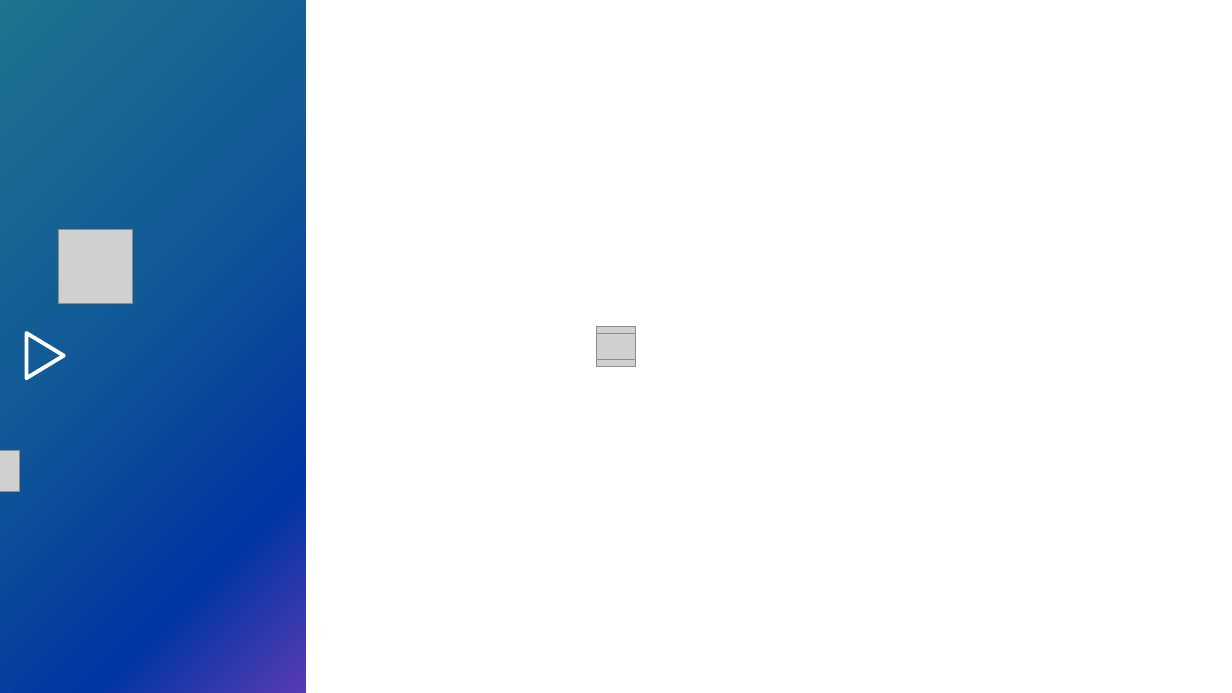
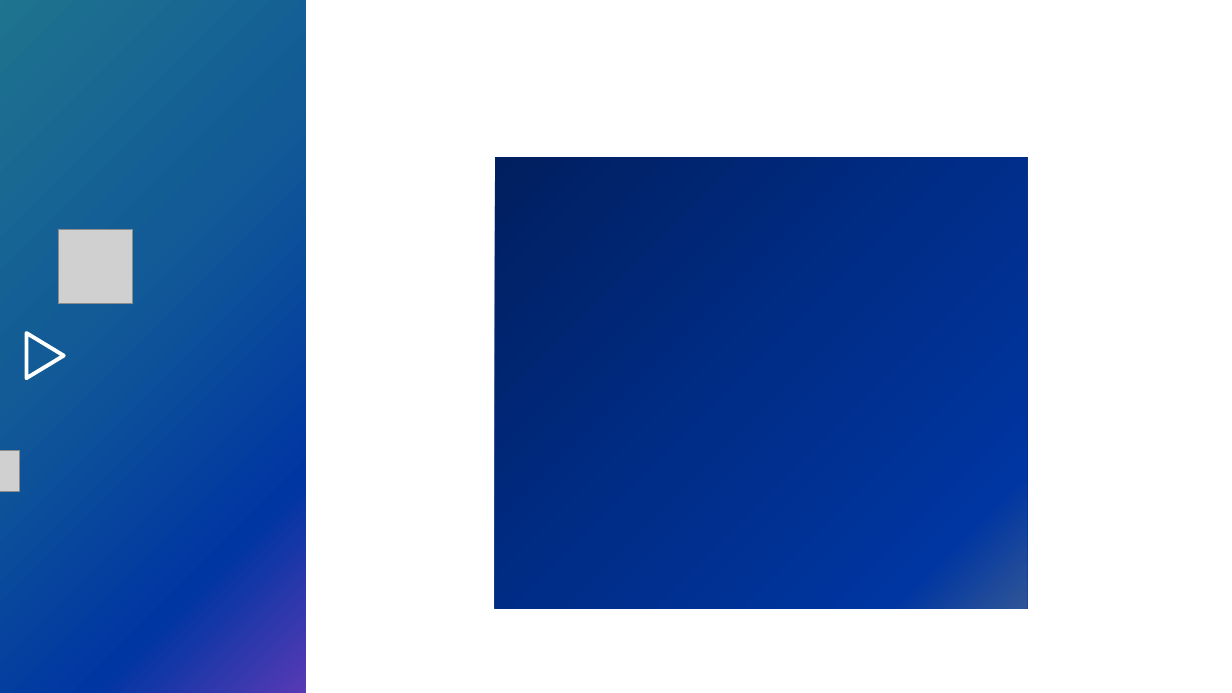
Before and after one commit to SongYeongJu/document, a slide deck: slide 7 of sw챌린지 공모전 발표자료/디자인.pptx. Drawn at 1232x693 pixels with LibreOffice and Linux fonts; fonts in the diff are those of the drawing; grey boxes stand for pictures. Boxes give left, top, right and bottom in pixels: in the first picture for what was removed or moved away, otherwise in the second. Text is boxed around its words. In the diff, an @@ line names an element or a change of style, - is before the commit and + after.

Commit message:
create nav bar background design

```diff
--- a/sw챌린지 공모전 발표자료/디자인.pptx
+++ b/sw챌린지 공모전 발표자료/디자인.pptx
@@ rectangle added at [495, 157, 1028, 608], fill gradient #002060 to #002E89 to #0036A2 to #2F5597 @@
```
